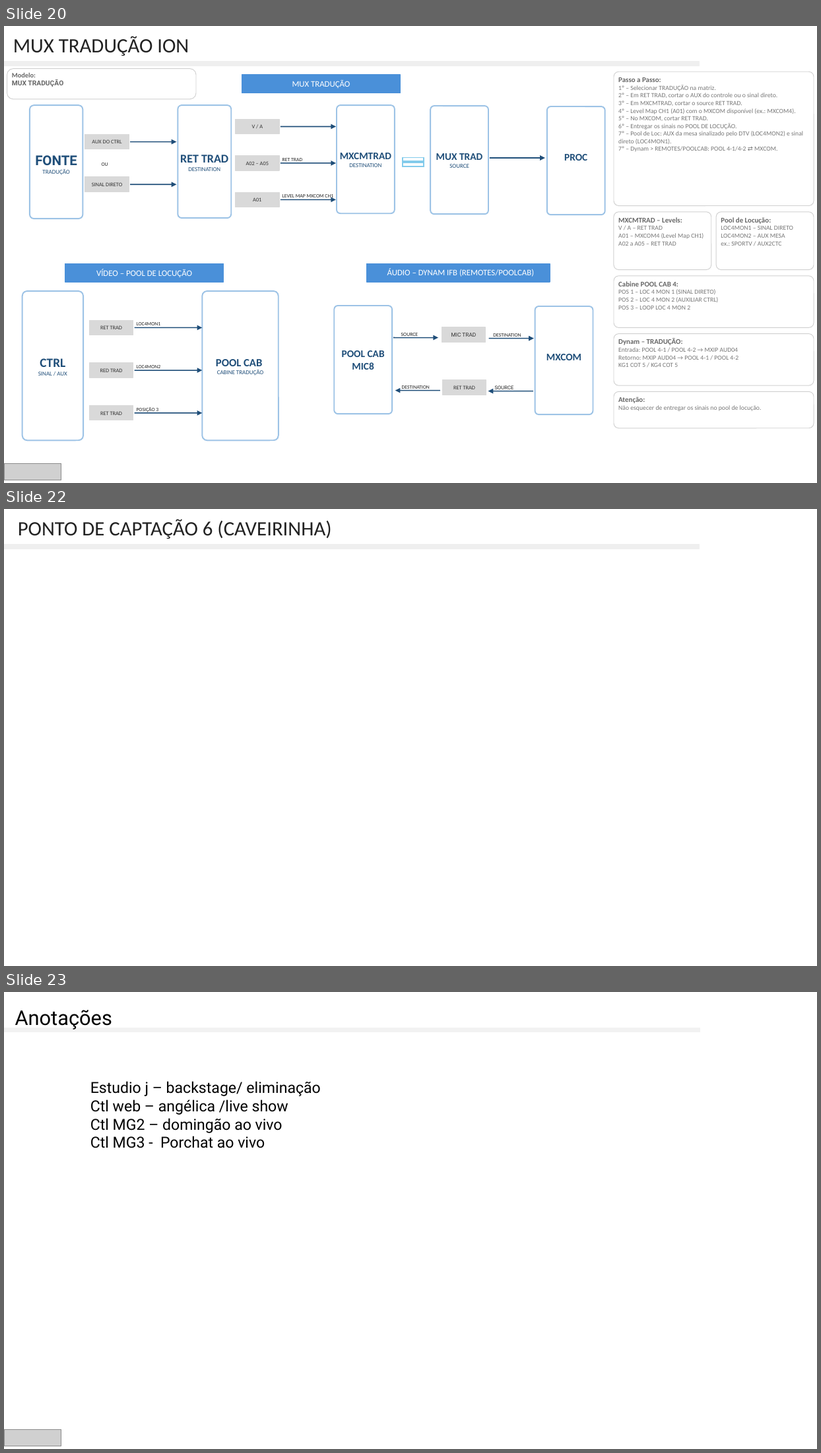
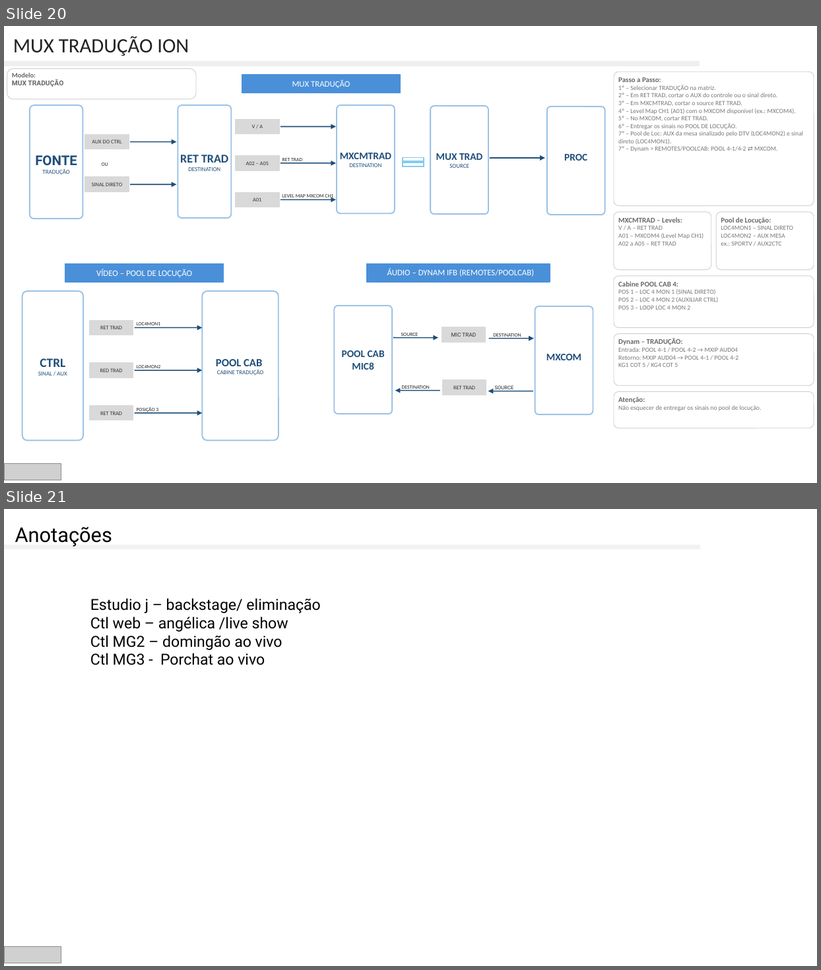
Before and after one commit to cot-ion/central-eventos, a slide deck: pptx/INFOGRAFICO PRODUÇÕES COT 2025.pptx. Shown one above the other, each under a label of ours: slides 20, 22 and 23 before the commit, slides 20 and 21 after it; the slides between them are not shown. The pictures are 821x1453 and 821x970 pixels, drawn with LibreOffice and Linux fonts; fonts in the diff are those of the drawing; grey boxes stand for pictures. Boxes give left, top, right and bottom in pixels: in the first picture for what was removed or moved away, otherwise in the second. Text is boxed around its words. In the diff, an @@ line names an element or a change of style, - is before the commit and + after.

```diff
--- a/pptx/INFOGRAFICO PRODUÇÕES COT 2025.pptx
+++ b/pptx/INFOGRAFICO PRODUÇÕES COT 2025.pptx
@@ slide 22 removed at (4, 509, 817, 966), background #FFFFFF @@
@@ text removed at (18, 519, 331, 539) @@
-PONTO DE CAPTAÇÃO 6 (CAVEIRINHA)
@@ rectangle removed at (4, 545, 700, 549) @@
@@ what was slide 23 is now slide 21 @@
```
Also in this commit, not shown: 1 other slide removed, 1 other file.
